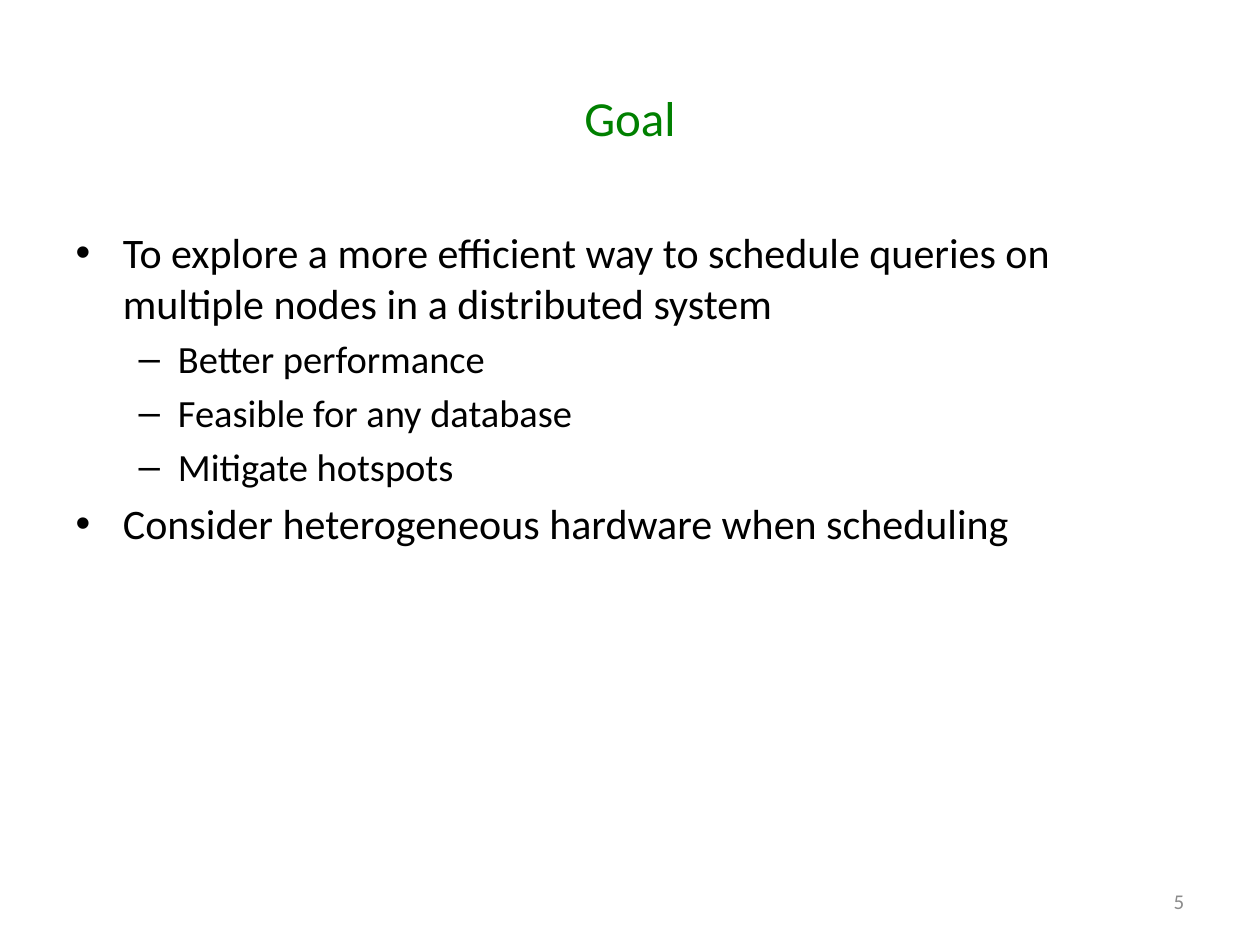
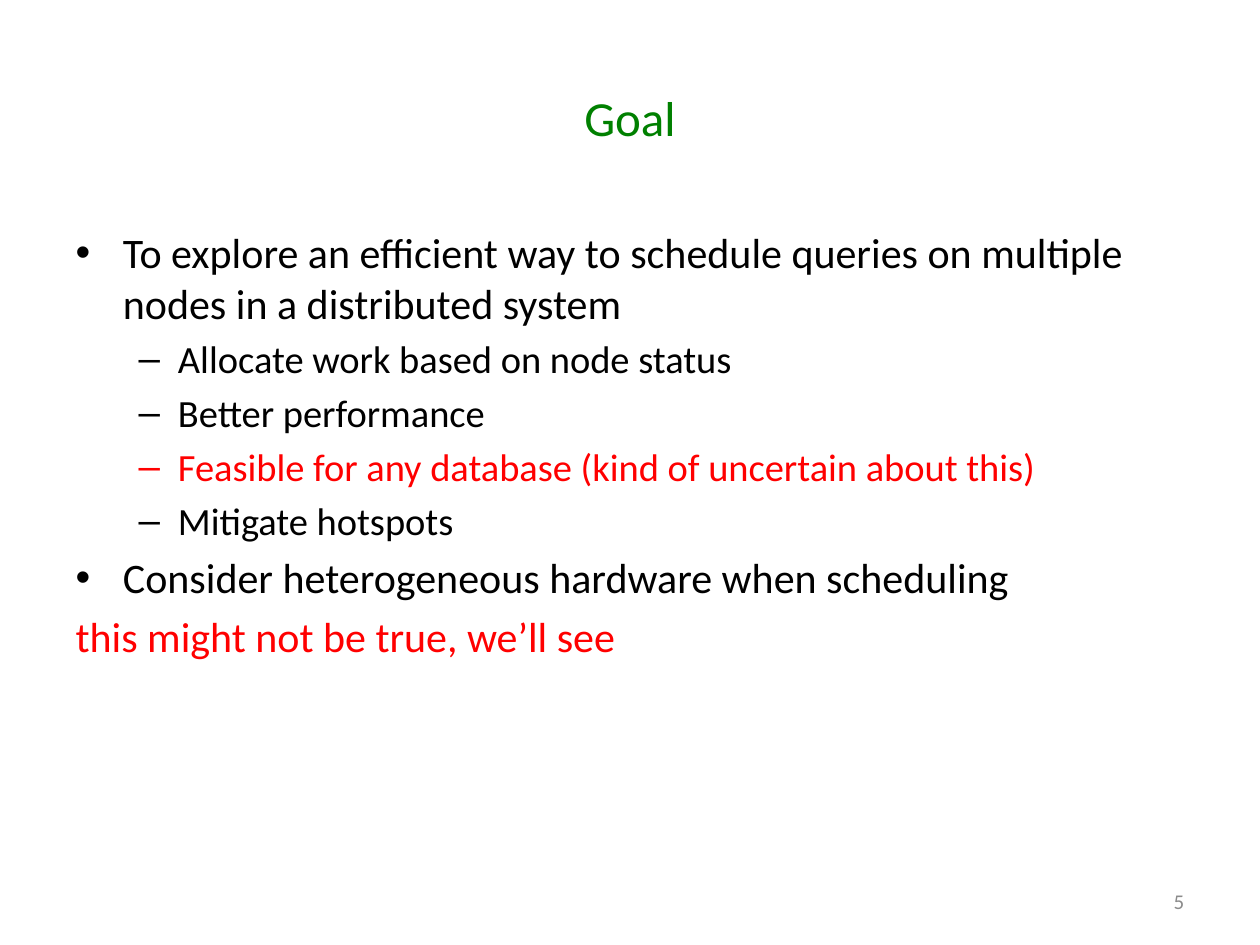
Before and after one commit to godares79/CS848-Project, a slide deck: slide 5 of PresentationSlides/Presentation.pptx. Drawn at 1260x945 pixels with LibreOffice and Linux fonts; fonts in the diff are those of the drawing. Boxes give left, top, right and bottom in pixels: in the first picture for what was removed or moved away, otherwise in the second. Text is boxed around its words. In the diff, an @@ line names an element or a change of style, - is before the commit and + after.

```diff
--- a/PresentationSlides/Presentation.pptx
+++ b/PresentationSlides/Presentation.pptx
@@ text at (x1=123, y1=238, x2=1122, y2=374): text changed @@
-• To explore a more efficient way to schedule queries on multiple nodes in a distributed system
+• To explore an efficient way to schedule queries on multiple nodes in a distributed system
+  – Allocate work based on node status
@@ text at (x1=178, y1=453, x2=1035, y2=488): text changed; text colour #000000 to #FF0000 @@
-  – Feasible for any database
+  – Feasible for any database (kind of uncertain about this)
@@ text at (x1=76, y1=622, x2=615, y2=660): paragraph added @@
+this might not be true, we’ll see
```
Also in this commit, not shown: 6 other slides changed, 2 slides added.
